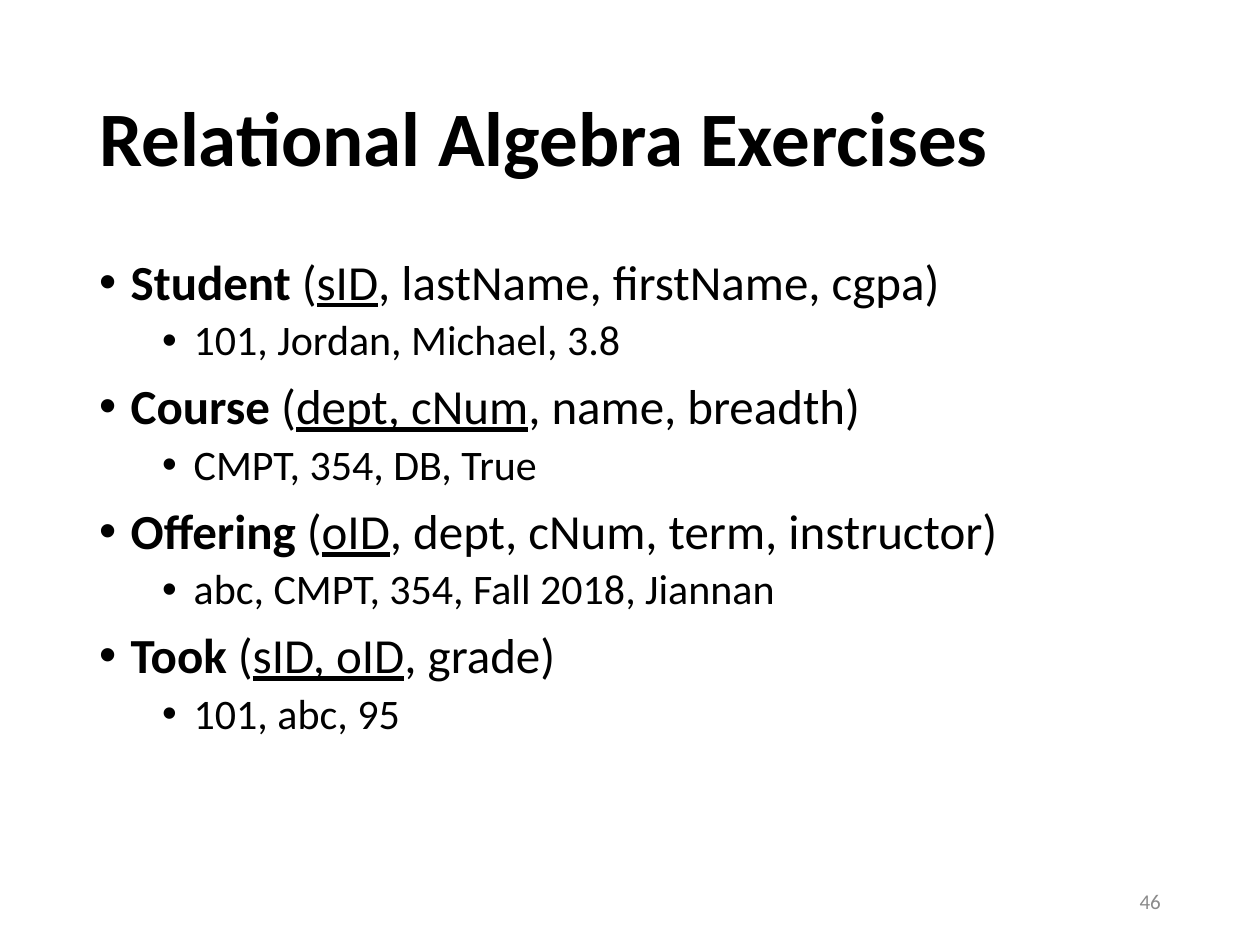
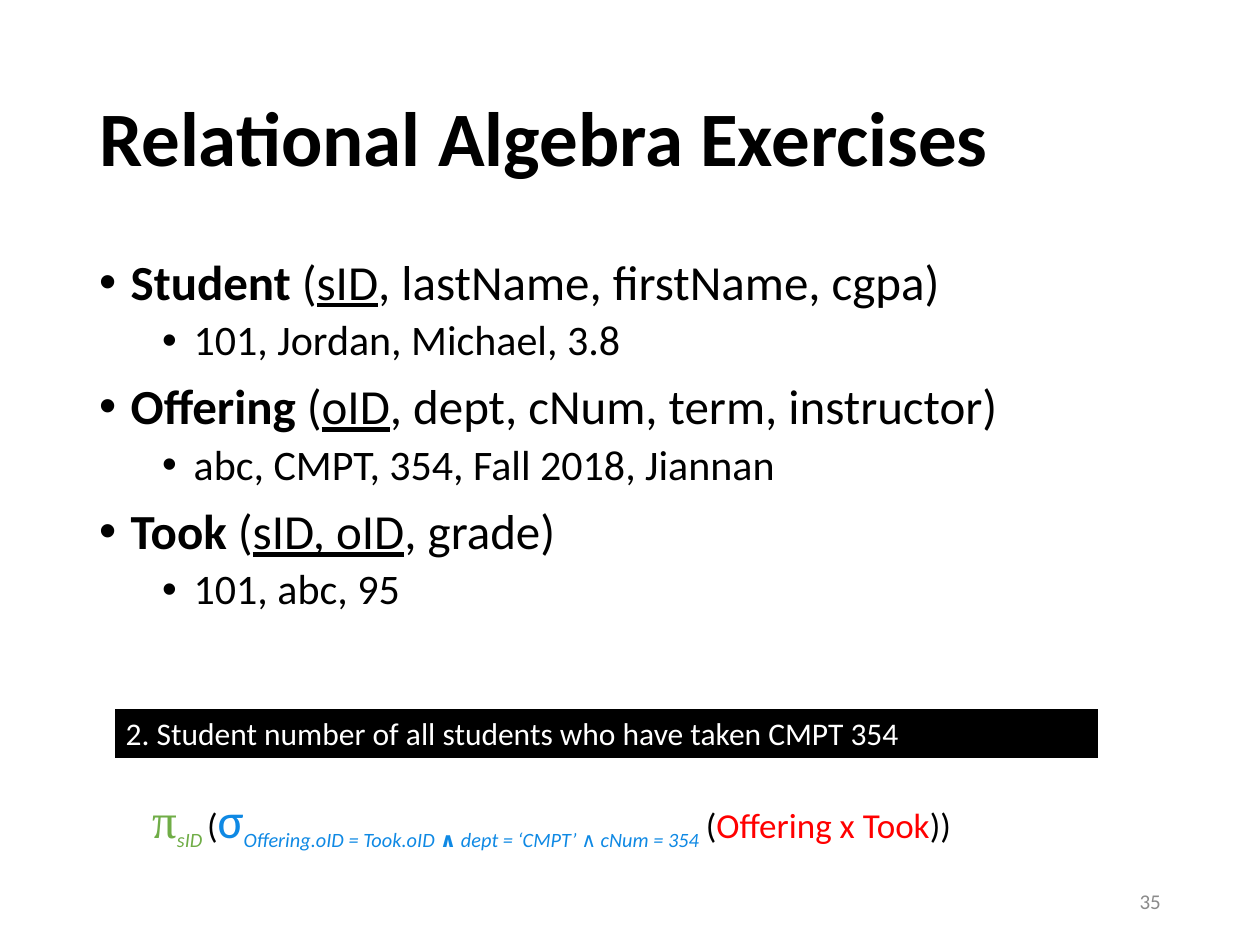
Before and after one commit to sfu-db/cmpt354, a slide deck: slide 35 of Lectures/lec5-relational-algebra.pptx (slide 46 before the commit). Drawn at 1260x945 pixels with LibreOffice and Linux fonts; fonts in the diff are those of the drawing; background and template pictures are left out. Boxes give left, top, right and bottom in pixels: in the first picture for what was removed or moved away, otherwise in the second. Text is boxed around its words. In the diff, an @@ line names an element or a change of style, - is before the commit and + after.

```diff
--- a/Lectures/lec5-relational-algebra.pptx
+++ b/Lectures/lec5-relational-algebra.pptx
@@ text at [131,388,860,485]: paragraphs removed @@
-• Course (dept, cNum, name, breadth)
-  • CMPT, 354, DB, True
@@ rectangle added at [113,708,1100,759], fill #000000, outline #FFFFFF 1.5 pt, 18 pt, text #FFFFFF @@
+2. Student number of all students who have taken CMPT 354
@@ text added at [244,812,951,851], 20 pt, text #0F89E4, italic @@
+πsID (σOffering.oID = Took.oID ∧ dept = ‘CMPT’ ∧ cNum = 354 (Offering x Took))
@@ page number at [1140,895,1161,909]: text changed @@
-46
+35
```
Also in this commit, not shown: 5 other slides changed, 2 slides added, 2 other files.
